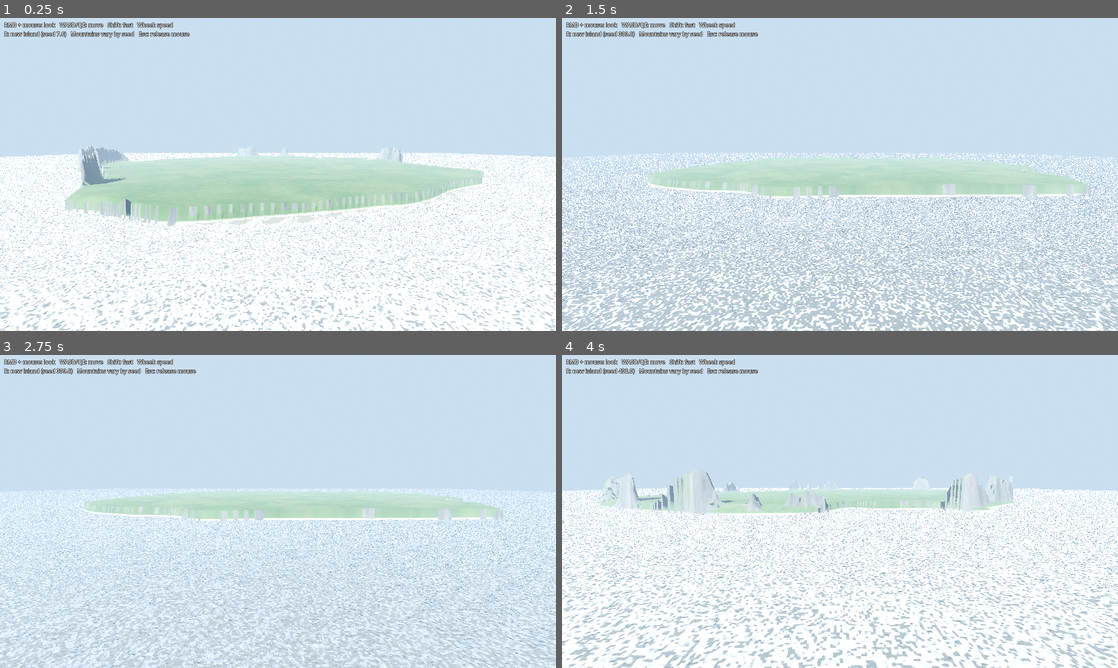
Above: before the commit, frames 1-4 (two rows, left to right).
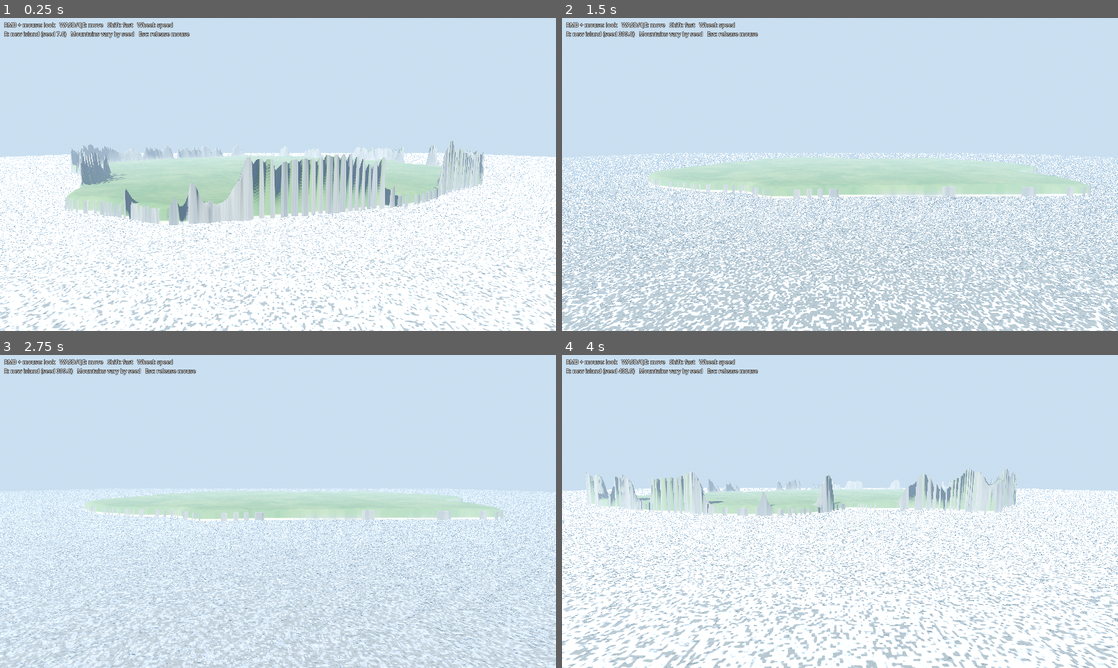
Above: after the commit, the same moments.

Repository: Temeramor/PG-Island
Game: Godot game, scene res://main.tscn
Same seed, same stepped clock (60 frames per second), same inputs: the game is played once before the commit and once after it.
Inputs (mouse positions are in pixels of both pictures, inside the frame that each line leads up to):
- Up to frame 1 (0.25 s): no input
- Up to frame 2 (1.5 s): tap Enter at 0.5 s; move the mouse to (962, 158) at 0.52 s; hold D 0.53-1.28 s; tap R at 0.6 s; click (962, 158) at 0.67 s; move the mouse to (728, 190) at 1.27 s; hold S from 1.28 s (still down); tap E at 1.35 s
- Up to frame 3 (2.75 s): move the mouse to (333, 442) at 2.02 s; release S at 2.03 s; hold D from 2.03 s (still down); hold Q from 2.03 s (still down)
- Up to frame 4 (4 s): move the mouse to (812, 574) at 2.77 s; release D at 2.78 s; release Q at 2.78 s; hold W 2.78-3.53 s; tap Shift at 2.85 s; click (812, 574) at 2.92 s; move the mouse to (1006, 558) at 3.52 s; hold A from 3.53 s (still down); tap R at 3.6 s

The runs differ from the first frame. In frame 1, 5.5% of the frame differs, in the area x 11-88%, y 39-75%; in frame 2, 0.4%; in frame 3, 0.3%; in frame 4, 2.2%.

Commit message:
Unify shoreline geometry and correct seabed depth blend

Diff:
--- a/shaders/terrain.gdshader
+++ b/shaders/terrain.gdshader
@@ -100,7 +100,7 @@
 	return sum / 0.94;
 }
 
-float island_mask(vec2 q, vec2 so) {
+float coast_distance(vec2 q, vec2 so) {
 	vec2 w1 = vec2(
 		noised(q * 1.35 + so).x,
 		noised(q * 1.35 + so + vec2(5.2, 1.3)).x
@@ -112,21 +112,14 @@
 	vec2 warped = q + coast_warp * (0.19 * w1 + 0.065 * w2);
 	float radial = length(warped);
 	float edge_noise = noised(q * 8.5 + so + 21.0).x * coast_detail;
-	float d = radial + edge_noise;
-	// Smooth, broad island silhouette; noise only perturbs the shoreline, not the whole landmass.
-	return 1.0 - smoothstep(0.665, 0.735, d);
+	return radial + edge_noise;
 }
 
 float height_at(vec2 xz) {
 	vec2 so = vec2(seed * 17.13, seed * 29.71);
 	vec2 q = xz / island_radius;
-	float mask = island_mask(q, so);
-	float shore_noise = noised(q * 8.5 + so + 21.0).x * coast_detail;
-	float radial = length(q + coast_warp * 0.19 * vec2(
-		noised(q * 1.35 + so).x,
-		noised(q * 1.35 + so + vec2(5.2, 1.3)).x
-	));
-	float edge = radial + shore_noise;
+	float edge = coast_distance(q, so);
+	float mask = 1.0 - smoothstep(0.665, 0.735, edge);
 	float land_t = clamp((0.735 - edge) / 0.07, 0.0, 1.0);
 	float sea_t = clamp((edge - 0.665) / 0.07, 0.0, 1.0);
 
@@ -187,9 +180,8 @@
 	vec3 sand = mix(dry_sand, pale_sand, smoothstep(-0.2, 0.55, broad + medium * 0.18));
 	vec3 grass = mix(grass_low, grass_high, clamp(0.48 + broad * 0.30 + medium * 0.18, 0.0, 1.0));
 	vec3 rock = mix(rock_dark, rock_light, clamp(0.5 + medium * 0.32 + fine * 0.12, 0.0, 1.0));
-	vec3 seabed = mix(seabed_shallow, seabed_deep, smoothstep(-12.0, -78.0, h));
-
-	float beach = (1.0 - smoothstep(2.0, 7.0, h)) * (1.0 - smoothstep(0.16, 0.34, slope));
+	vec3 seabed = mix(seabed_shallow, seabed_deep, 1.0 - smoothstep(-78.0, -12.0, h));
+
 	float grass_w = smoothstep(3.0, 8.0, h);
 	float scrub_w = smoothstep(35.0, 75.0, h) * (1.0 - smoothstep(0.30, 0.55, slope));
 	float cliff_w = smoothstep(cliff_slope, cliff_slope + 0.17, slope);
